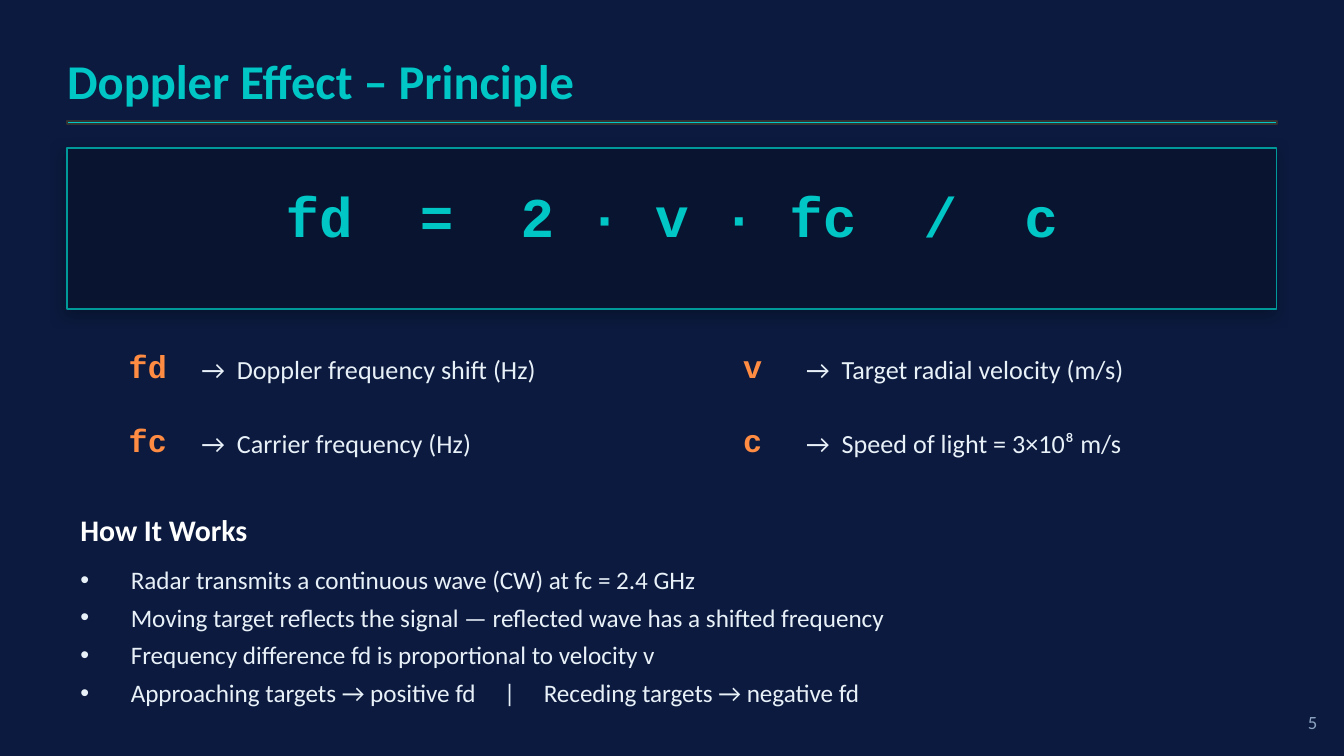
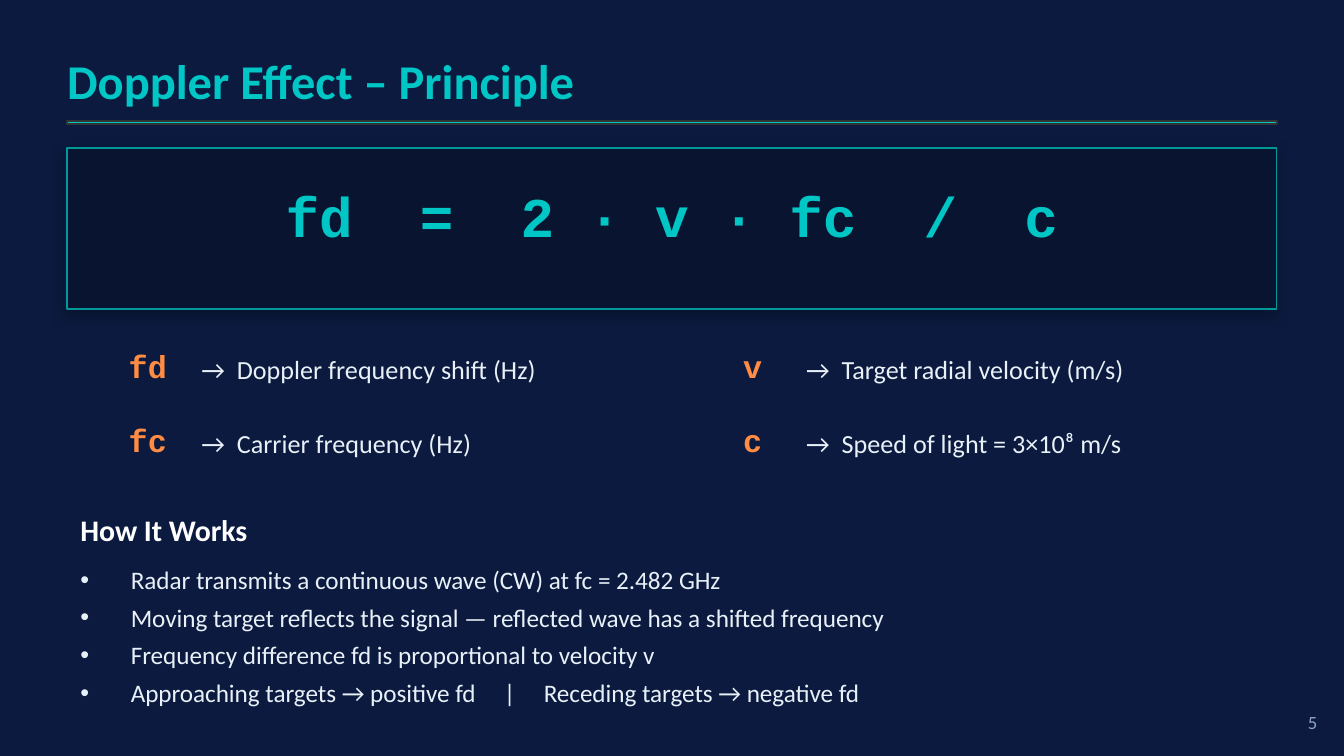
Before and after one commit to dani1560/SDR_Doppler_Radar_Pluto, a slide deck: slide 6 of docs/SDR_Doppler_Radar_CDRB.pptx khan.pptx. Drawn at 1344x756 pixels with LibreOffice and Linux fonts; fonts in the diff are those of the drawing. Boxes give left, top, right and bottom in pixels: in the first picture for what was removed or moved away, otherwise in the second. Text is boxed around its words. In the diff, an @@ line names an element or a change of style, - is before the commit and + after.

```diff
--- a/docs/SDR_Doppler_Radar_CDRB.pptx khan.pptx
+++ b/docs/SDR_Doppler_Radar_CDRB.pptx khan.pptx
@@ text at (131,570,720,593): text changed @@
-• Radar transmits a continuous wave (CW) at fc = 2.4 GHz
+• Radar transmits a continuous wave (CW) at fc = 2.482 GHz
```
Also in this commit, not shown: 8 other slides changed, 2 slides added, 6 other files.
